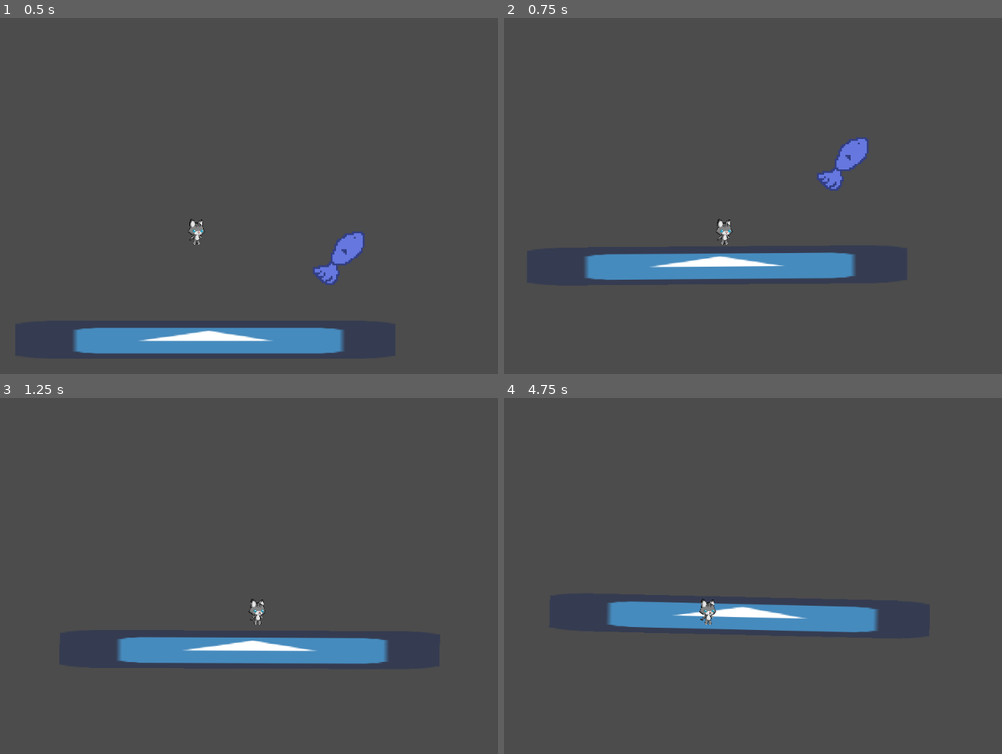
Above: before the commit, frames 1-4 (two rows, left to right).
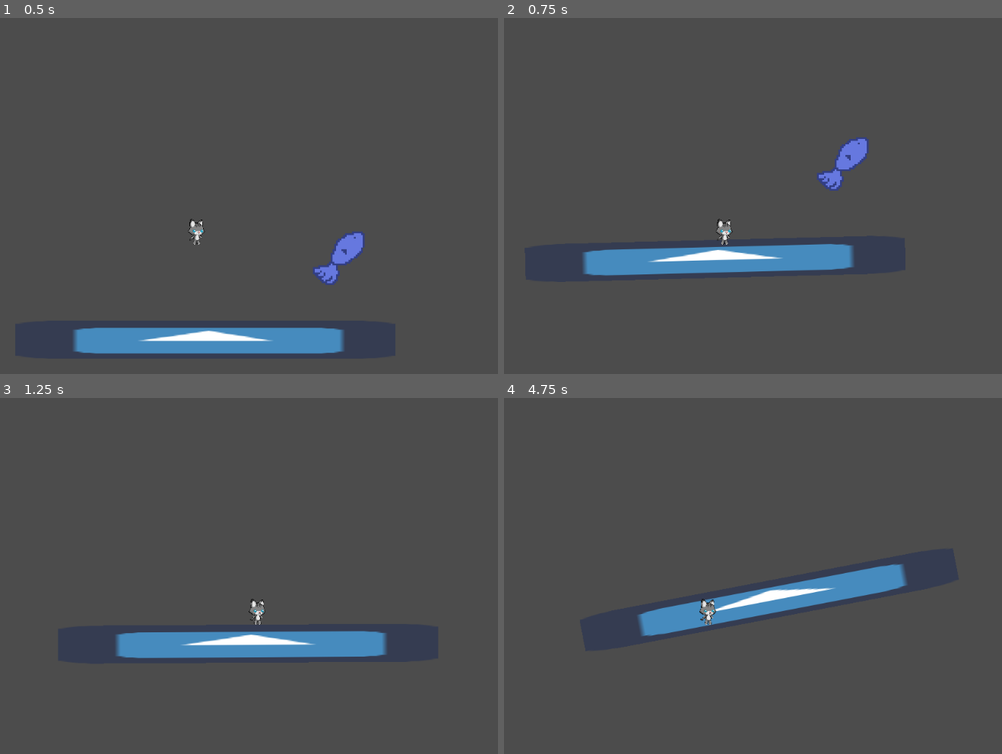
Above: after the commit, the same moments.

Repository: ArtlessAvian/ggj-2019
Game: Godot game, scene res://Temporary/RyanTest.tscn
Two runs of this game, one before a commit and one after it. Both use one fixed random seed, a clock stepped at 60 frames per second and the inputs below. The engine's default icon, where the game draws it, is replaced by a stand-in: a white triangle on a blue panel in a dark square.
Inputs:
- Up to frame 1 (0.5 s): no input
- Up to frame 2 (0.75 s): hold D (ui_right) from 0.53 s (still down)
- Up to frame 3 (1.25 s): keep holding D (ui_right)
- Up to frame 4 (4.75 s): release D (ui_right) at 2.03 s; hold A (ui_left) 2.03-2.78 s; hold D (ui_right) 2.78-4.28 s; hold A (ui_left) from 4.28 s (still down)

Frame 1 is identical in both runs. In frame 2, 3.0% of the frame differs, in the area x 15-71%, y 63-74%; in frame 3, 2.8%; in frame 4, 5.3%, in the area x 20-81%, y 46-67%.

Commit message:
trap basics

Diff:
--- /dev/null
+++ b/Game/Player/Hurtbox.gd
@@ -0,0 +1,13 @@
+extends Area2D
+
+var checkpoint
+
+func _ready():
+	# Called when the node is added to the scene for the first time.
+	# Initialization here
+	pass
+
+#func _process(delta):
+#	# Called every frame. Delta is time since last frame.
+#	# Update game logic here.
+#	pass
--- /dev/null
+++ b/Game/Player/Hurtbox.tscn
@@ -0,0 +1,19 @@
+[gd_scene load_steps=2 format=2]
+
+[ext_resource path="res://Game/Player/Hurtbox.gd" type="Script" id=1]
+
+[node name="Hurtbox" type="Area2D" index="0"]
+
+input_pickable = true
+gravity_vec = Vector2( 0, 1 )
+gravity = 98.0
+linear_damp = 0.1
+angular_damp = 1.0
+collision_layer = 524288
+collision_mask = 524288
+audio_bus_override = false
+audio_bus_name = "Master"
+script = ExtResource( 1 )
+_sections_unfolded = [ "Collision" ]
+
+[node name="CollisionShape2D" type="CollisionShape2D" parent="." index="0"]
--- a/Game/Player/Player.tscn
+++ b/Game/Player/Player.tscn
@@ -8,7 +8,7 @@
 custom_solver_bias = 0.0
 extents = Vector2( 32.7542, 32.2478 )
 
-[node name="Player" type="KinematicBody2D" index="0"]
+[node name="Player" type="KinematicBody2D"]
 
 position = Vector2( 28.5679, -308.805 )
 input_pickable = false
@@ -28,6 +28,8 @@
 
 [node name="CollisionShape2D" type="CollisionShape2D" parent="." index="1"]
 
+position = Vector2( -2.42861, 0.306808 )
+scale = Vector2( 0.449161, 0.687563 )
 shape = SubResource( 1 )
 
 [node name="Camera2D" type="Camera2D" parent="." index="2"]
--- /dev/null
+++ b/Game/Trap/GenericTrap.gd
@@ -0,0 +1,15 @@
+extends Area2D
+
+# class member variables go here, for example:
+# var a = 2
+# var b = "textvar"
+
+func _ready():
+	# Called when the node is added to the scene for the first time.
+	# Initialization here
+	pass
+
+#func _process(delta):
+#	# Called every frame. Delta is time since last frame.
+#	# Update game logic here.
+#	pass
--- /dev/null
+++ b/Game/Trap/GenericTrap.tscn
@@ -0,0 +1,31 @@
+[gd_scene load_steps=4 format=2]
+
+[ext_resource path="res://Game/Trap/GenericTrap.gd" type="Script" id=1]
+[ext_resource path="res://icon.png" type="Texture" id=2]
+
+[sub_resource type="RectangleShape2D" id=1]
+
+custom_solver_bias = 0.0
+extents = Vector2( 32.9301, 32 )
+
+[node name="Trap" type="Area2D" index="0"]
+
+input_pickable = true
+gravity_vec = Vector2( 0, 1 )
+gravity = 98.0
+linear_damp = 0.1
+angular_damp = 1.0
+collision_layer = 524288
+collision_mask = 524288
+audio_bus_override = false
+audio_bus_name = "Master"
+script = ExtResource( 1 )
+_sections_unfolded = [ "Collision" ]
+
+[node name="Sprite" type="Sprite" parent="." index="0"]
+
+texture = ExtResource( 2 )
+
+[node name="CollisionShape2D" type="CollisionShape2D" parent="." index="1"]
+
+shape = SubResource( 1 )
